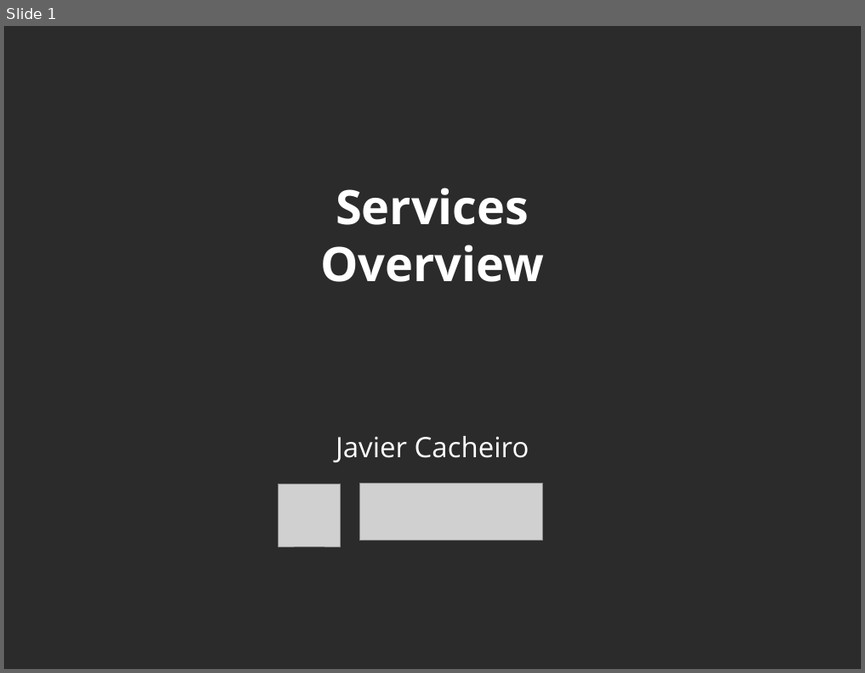
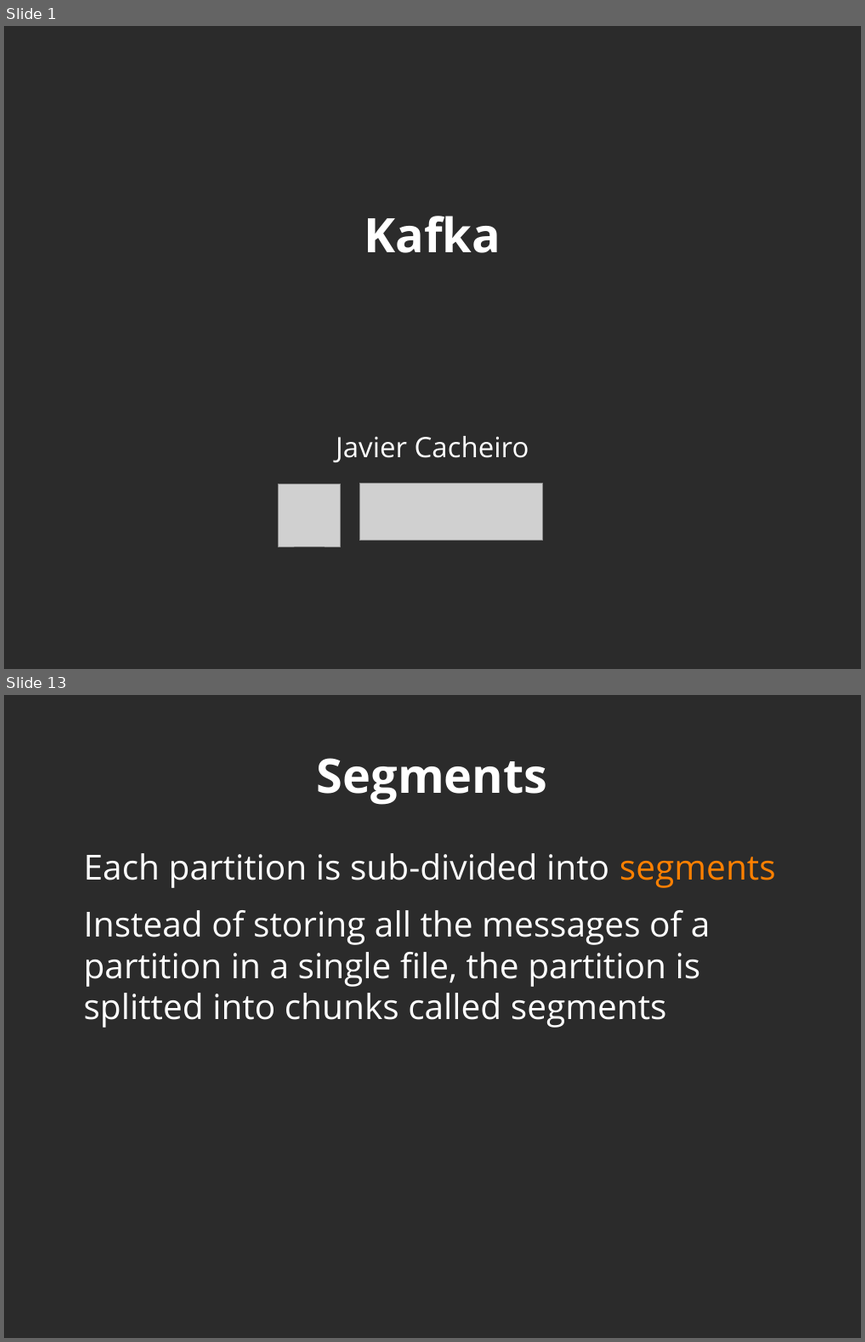
Before and after one commit to javicacheiro/pyspark_course, a slide deck: supplementary/kafka/unit_1_basic_concepts.odp. Shown one above the other, each under a label of ours: slide 1 before the commit, slides 1 and 13 after it; the slides between them are not shown. The pictures are 865x673 and 865x1342 pixels, drawn with LibreOffice and Linux fonts; fonts in the diff are those of the drawing; grey boxes stand for pictures; background and template pictures are left out; a plain dark background stands for a picture behind light text. Boxes give left, top, right and bottom in pixels: in the first picture for what was removed or moved away, otherwise in the second. Text is boxed around its words. In the diff, an @@ line names an element or a change of style, - is before the commit and + after.

Commit message:
kafka concepts

```diff
--- a/supplementary/kafka/unit_1_basic_concepts.odp
+++ b/supplementary/kafka/unit_1_basic_concepts.odp
@@ slide 13 added at (x1=4, y1=695, x2=861, y2=1338), background picture (left out) @@
@@ title added at (x1=317, y1=758, x2=548, y2=805), 44 pt, text #FFFFFF, bold @@
+Segments
@@ text added at (x1=84, y1=853, x2=776, y2=1027), 32 pt, text #FFFFFF @@
+Each partition is sub-divided into segments
+Instead of storing all the messages of a partition in a single file, the partition is splitted into chunks called segments
@@ slide 1 changed as well @@
@@ title at (x1=364, y1=216, x2=500, y2=253): text changed @@
-Services
-Overview
+Kafka
```
Also in this commit, not shown: 50 other slides added, 25 slides removed, 1 other file.
